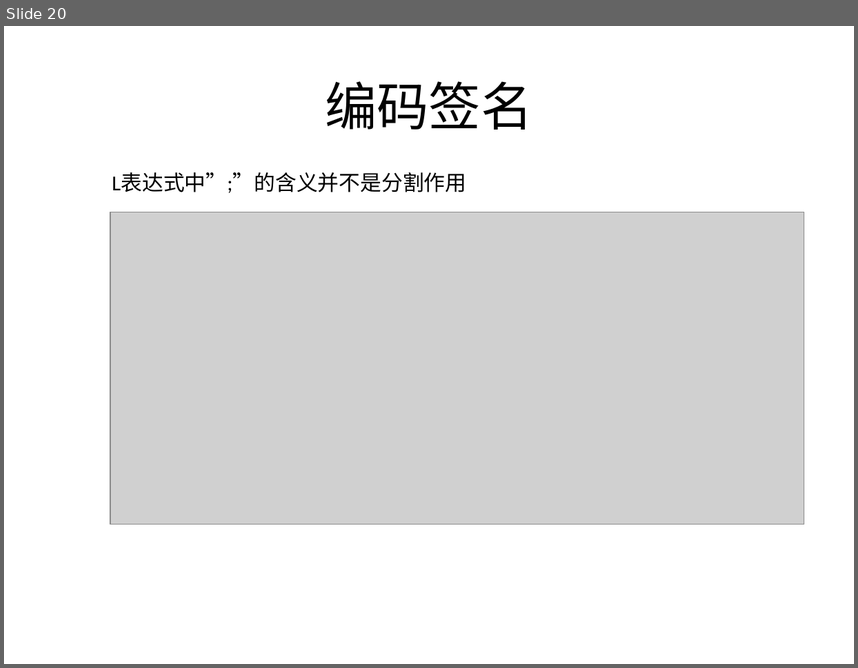
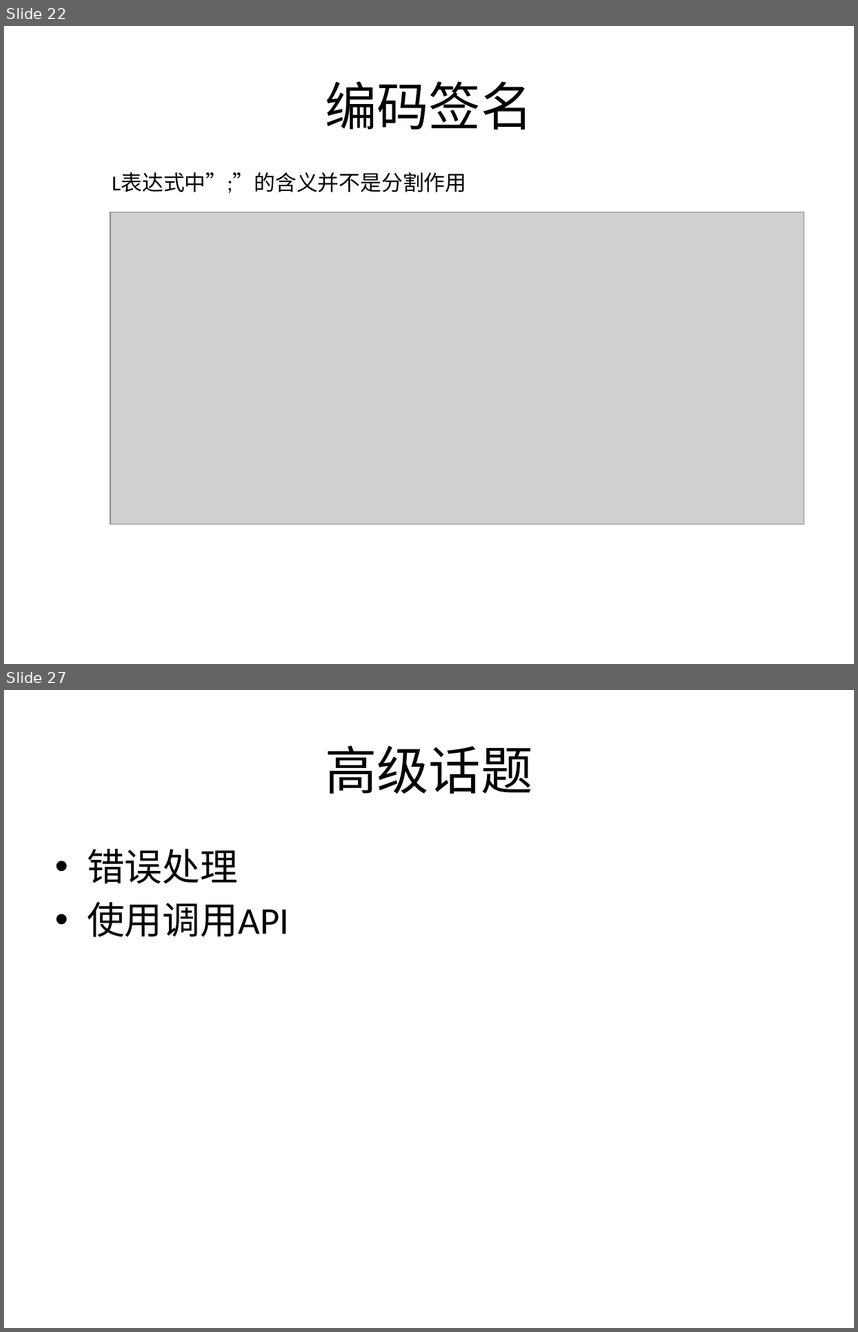
Before and after one commit to lovehzh/JNI-Study, a slide deck: JNI技术.pptx. Shown one above the other, each under a label of ours: slide 20 before the commit, slides 22 and 27 after it; the slides between them are not shown. The pictures are 858x668 and 858x1332 pixels, drawn with LibreOffice and Linux fonts; fonts in the diff are those of the drawing; grey boxes stand for pictures; background and template pictures are left out. Boxes give left, top, right and bottom in pixels: in the first picture for what was removed or moved away, otherwise in the second. Text is boxed around its words. In the diff, an @@ line names an element or a change of style, - is before the commit and + after.

```diff
--- a/JNI技术.pptx
+++ b/JNI技术.pptx
@@ slide 27 added at (4, 690, 854, 1328), background picture (left out) @@
@@ title added at (325, 745, 533, 793), 44 pt, text #000000 @@
+高级话题
@@ text added at (87, 849, 289, 937), 32 pt, text #000000 @@
+• 错误处理
+• 使用调用API
@@ what was slide 20 is now slide 22 @@
```
Also in this commit, not shown: 6 other slides added.
